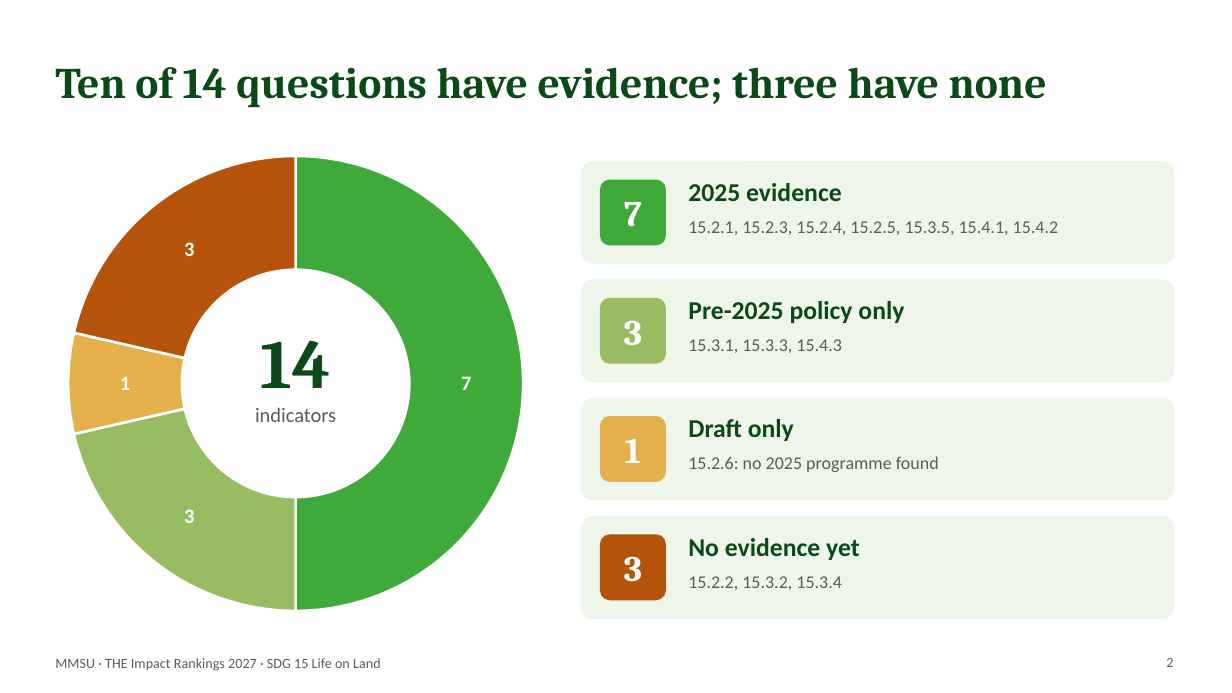
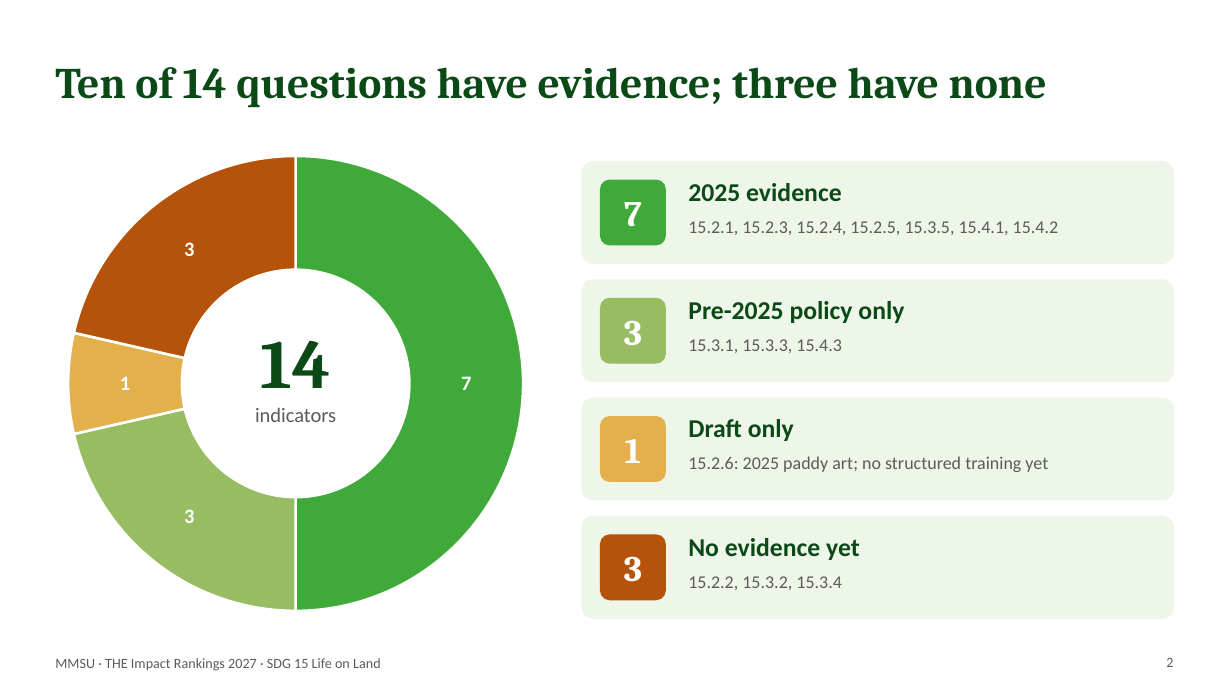
Before and after one commit to BhinoSTV/MMSUGreenDashboard, a slide deck: slide 2 of submission/sdg15/team-update/SDG15_Team_Update_2026-10-30.pptx. Drawn at 1232x693 pixels with LibreOffice and Linux fonts; fonts in the diff are those of the drawing. Boxes give left, top, right and bottom in pixels: in the first picture for what was removed or moved away, otherwise in the second. Text is boxed around its words. In the diff, an @@ line names an element or a change of style, - is before the commit and + after.

```diff
--- a/submission/sdg15/team-update/SDG15_Team_Update_2026-10-30.pptx
+++ b/submission/sdg15/team-update/SDG15_Team_Update_2026-10-30.pptx
@@ text at (688,456,1048,472): text changed @@
-15.2.6: no 2025 programme found
+15.2.6: 2025 paddy art; no structured training yet
```
Also in this commit, not shown: 1 other slide changed, 22 other files.
